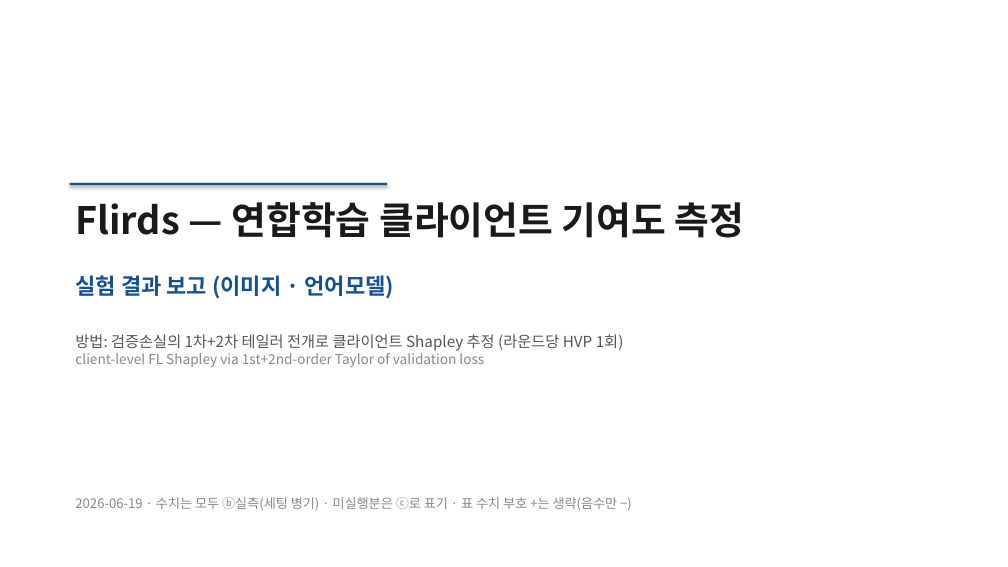
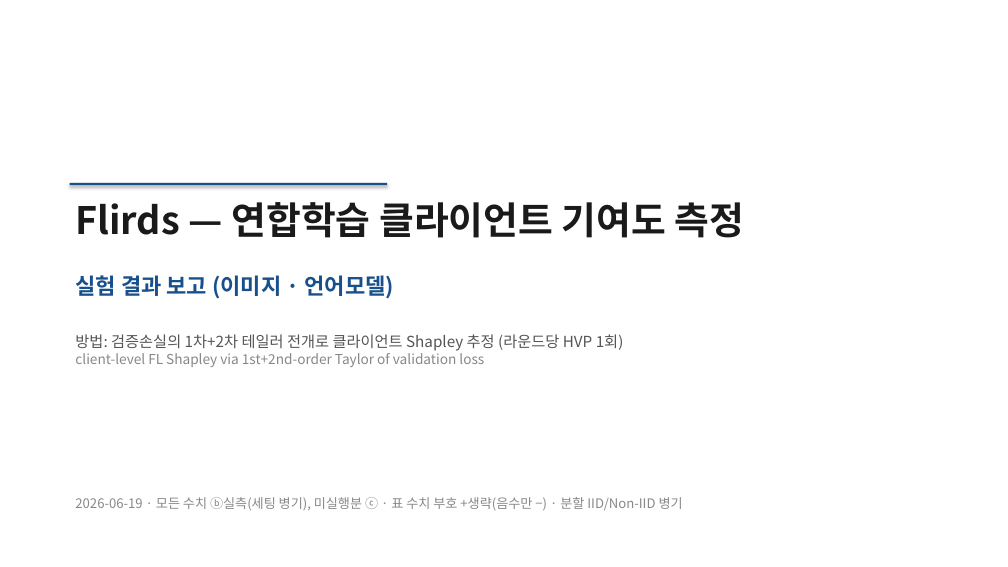
Before and after one commit to YongheeChoi/flirds, a slide deck: slide 1 of research-wiki/presentations/2026-06-results-report/flirds-results-2026-06.pptx. Drawn at 1008x567 pixels with LibreOffice and Linux fonts; fonts in the diff are those of the drawing. Boxes give left, top, right and bottom in pixels: in the first picture for what was removed or moved away, otherwise in the second. Text is boxed around its words. In the diff, an @@ line names an element or a change of style, - is before the commit and + after.

```diff
--- a/research-wiki/presentations/2026-06-results-report/flirds-results-2026-06.pptx
+++ b/research-wiki/presentations/2026-06-results-report/flirds-results-2026-06.pptx
@@ text at [75, 497, 683, 511]: text changed @@
-2026-06-19 · 수치는 모두 ⓑ실측(세팅 병기) · 미실행분은 ⓒ로 표기 · 표 수치 부호 +는 생략(음수만 −)
+2026-06-19 · 모든 수치 ⓑ실측(세팅 병기), 미실행분 ⓒ · 표 수치 부호 +생략(음수만 −) · 분할 IID/Non-IID 병기
```
Also in this commit, not shown: 13 other slides changed, 2 slides added, 18 other files.
